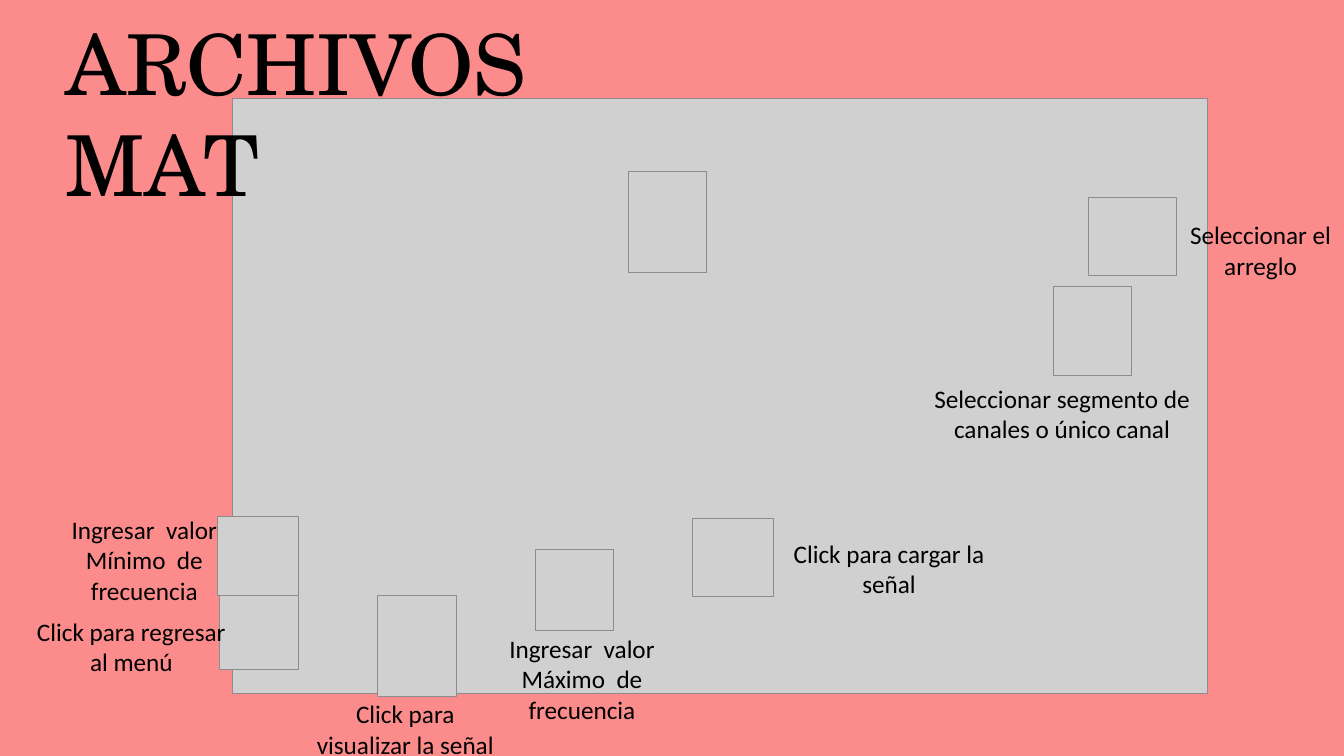
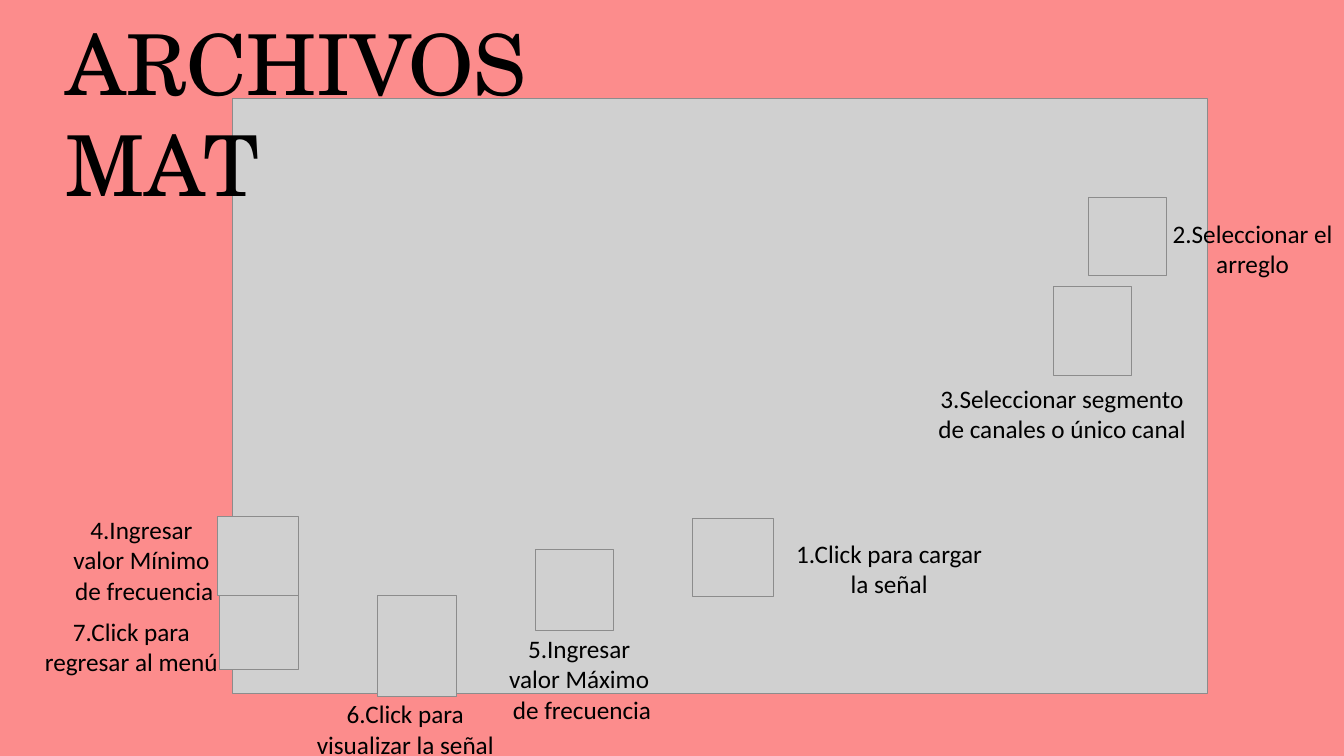
Before and after one commit to aniiiitaaaa22/entregable3, a slide deck: slide 6 of Manual.pptx (slide 5 before the commit). Drawn at 1344x756 pixels with LibreOffice and Linux fonts; fonts in the diff are those of the drawing; grey boxes stand for pictures. Boxes give left, top, right and bottom in pixels: in the first picture for what was removed or moved away, otherwise in the second. Text is boxed around its words. In the diff, an @@ line names an element or a change of style, - is before the commit and + after.

```diff
--- a/Manual.pptx
+++ b/Manual.pptx
@@ picture removed at bbox=[628, 171, 707, 272] @@
@@ picture: place and size @@
-picture at bbox=[1089, 198, 1178, 276]
+picture at bbox=[1089, 198, 1168, 276]
@@ text at bbox=[1173, 222, 1332, 278]: text changed @@
-Seleccionar el arreglo
+2.Seleccionar el arreglo
@@ text at bbox=[938, 390, 1186, 438]: text changed @@
-Seleccionar segmento de canales o único canal
+3.Seleccionar segmento de canales o único canal
@@ text at bbox=[73, 522, 214, 601]: text changed @@
-Ingresar valor Mínimo de frecuencia
+4.Ingresar valor Mínimo de frecuencia
@@ text at bbox=[796, 545, 982, 593]: text changed @@
-Click para cargar la señal
+1.Click para cargar la señal
@@ text at bbox=[45, 623, 218, 676]: text changed @@
-Click para regresar al menú
+7.Click para regresar al menú
@@ text at bbox=[509, 642, 651, 719]: text changed @@
-Ingresar valor Máximo de frecuencia
+5.Ingresar valor Máximo de frecuencia
@@ text at bbox=[317, 705, 493, 755]: text changed @@
-Click para visualizar la señal
+6.Click para visualizar la señal
```
Also in this commit, not shown: 1 other slide changed, 1 slide added, 7 other files.
